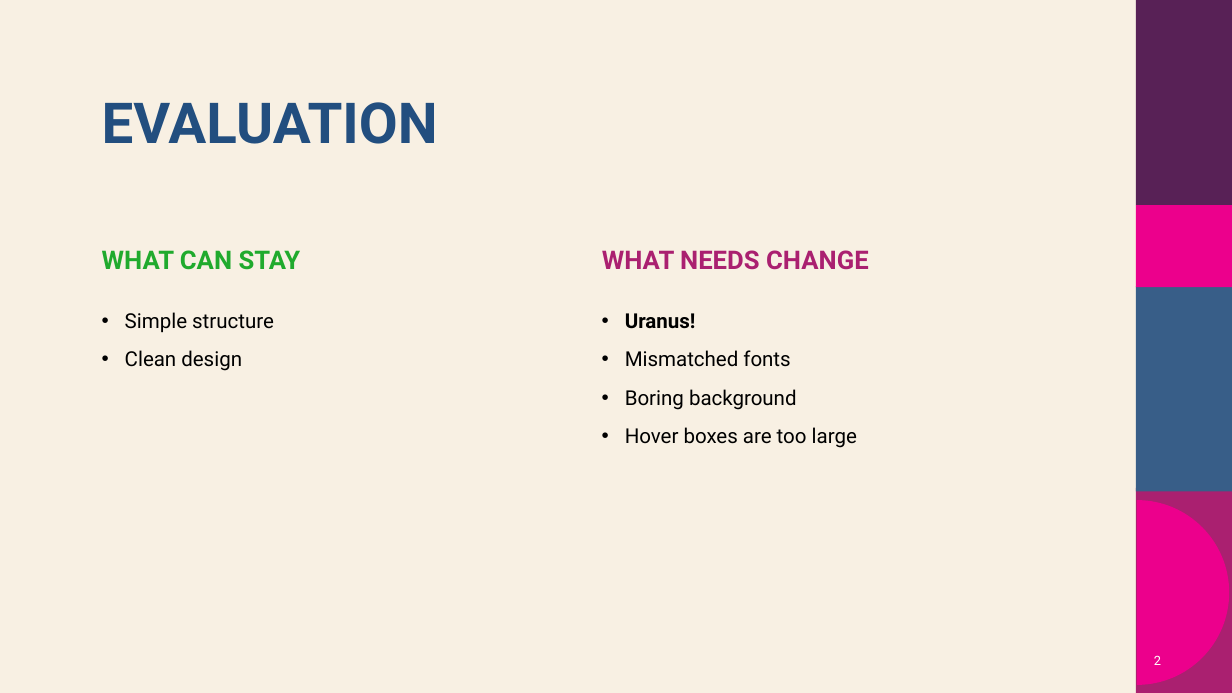
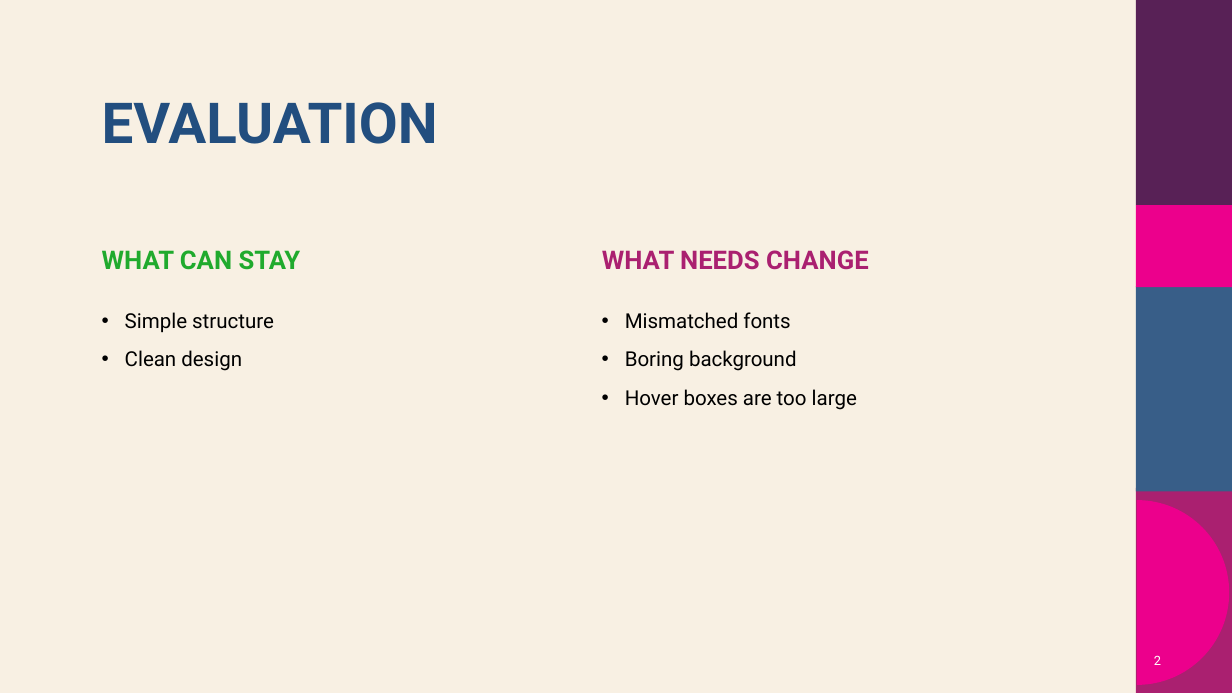
Before and after one commit to AlexandrePineau/Planetary-Guide, a slide deck: slide 2 of Revival Ressources/Presentation.pptx. Drawn at 1232x693 pixels with LibreOffice and Linux fonts; fonts in the diff are those of the drawing; background and template pictures are left out. Boxes give left, top, right and bottom in pixels: in the first picture for what was removed or moved away, otherwise in the second. Text is boxed around its words. In the diff, an @@ line names an element or a change of style, - is before the commit and + after.

```diff
--- a/Revival Ressources/Presentation.pptx
+++ b/Revival Ressources/Presentation.pptx
@@ text at bbox=[625, 313, 696, 329]: paragraph removed @@
-• Uranus!
```
Also in this commit, not shown: 4 slides added, 1 slide removed, 9 other files.
